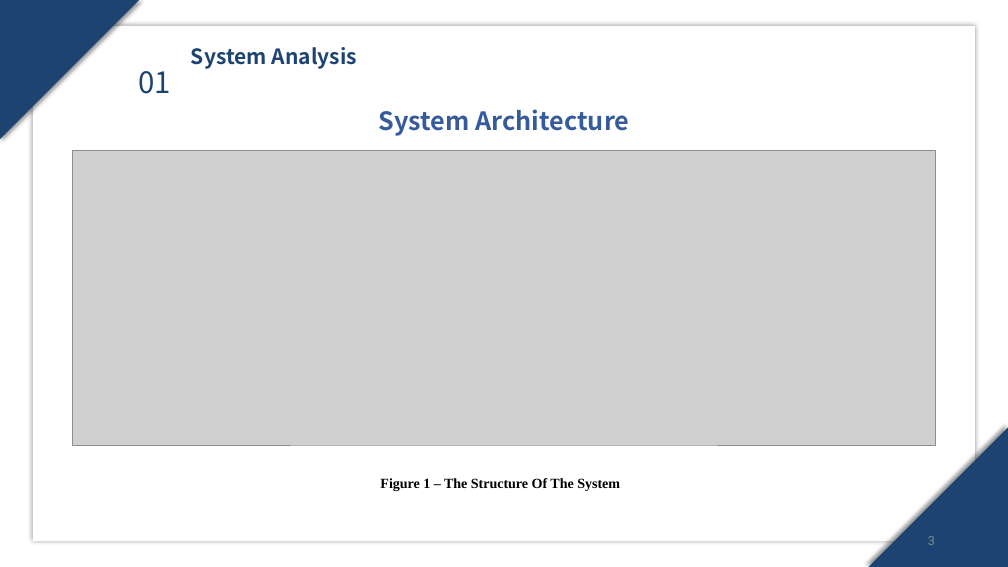
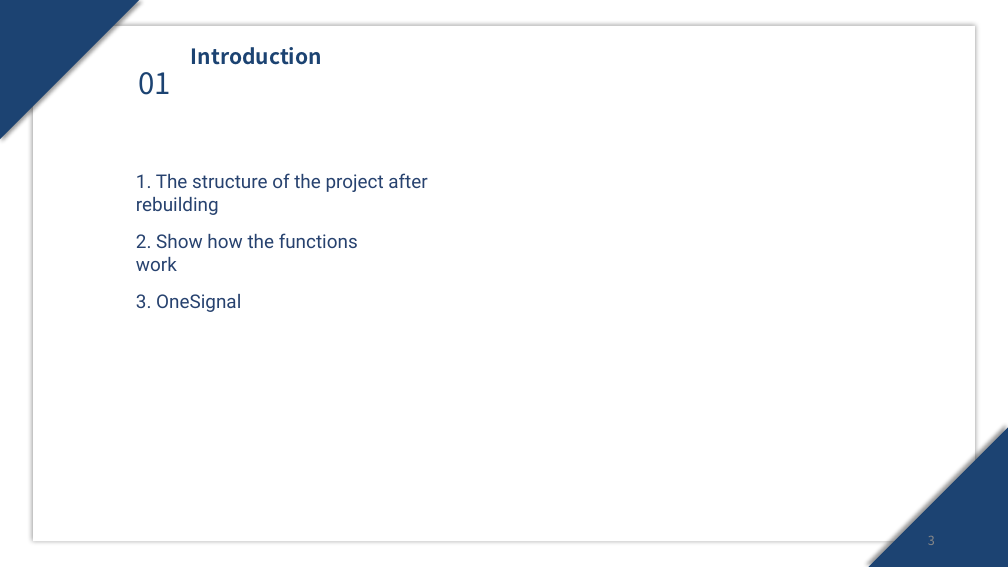
Before and after one commit to SuperRun/Yom, a slide deck: slide 3 of document/work report.pptx. Drawn at 1008x567 pixels with LibreOffice and Linux fonts; fonts in the diff are those of the drawing; grey boxes stand for pictures; background and template pictures are left out. Boxes give left, top, right and bottom in pixels: in the first picture for what was removed or moved away, otherwise in the second. Text is boxed around its words. In the diff, an @@ line names an element or a change of style, - is before the commit and + after.

```diff
--- a/document/work report.pptx
+++ b/document/work report.pptx
@@ text at <box>191,47,322,65</box>: text changed @@
-System Analysis
+Introduction
@@ text removed at <box>379,109,630,136</box> @@
-System Architecture
@@ picture removed at <box>73,150,936,445</box> @@
@@ text at <box>136,173,427,215</box>: text changed; size 13.3 to 18 pt; font Times New Roman to Roboto; text colour #000000 to #27426F; bold off @@
-Figure 1 – The Structure Of The System
+1. The structure of the project after rebuilding
@@ text added at <box>136,233,358,271</box>, 18 pt, text #27426F @@
+2. Show how the functions work
@@ text added at <box>136,294,241,312</box>, 18 pt, text #27426F @@
+3. OneSignal
```
Also in this commit, not shown: 2 other slides changed, 10 slides added, 10 slides removed.
